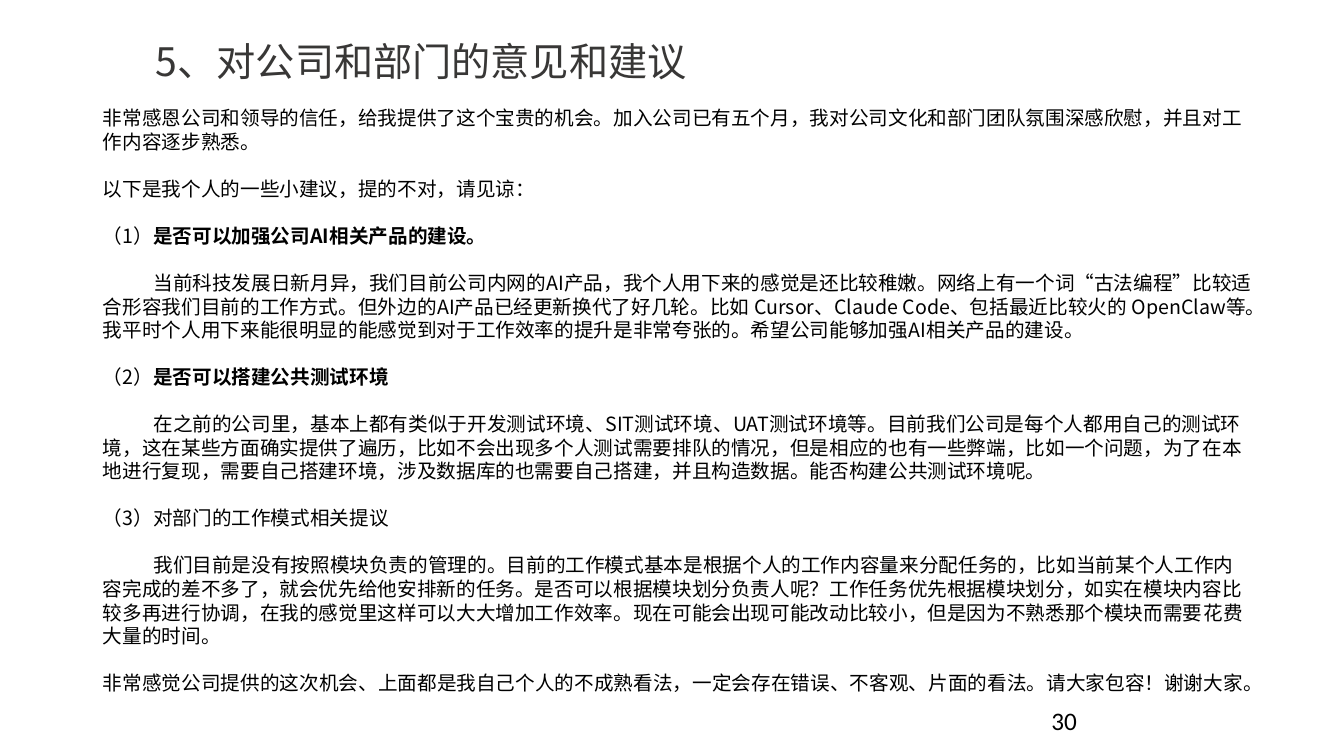
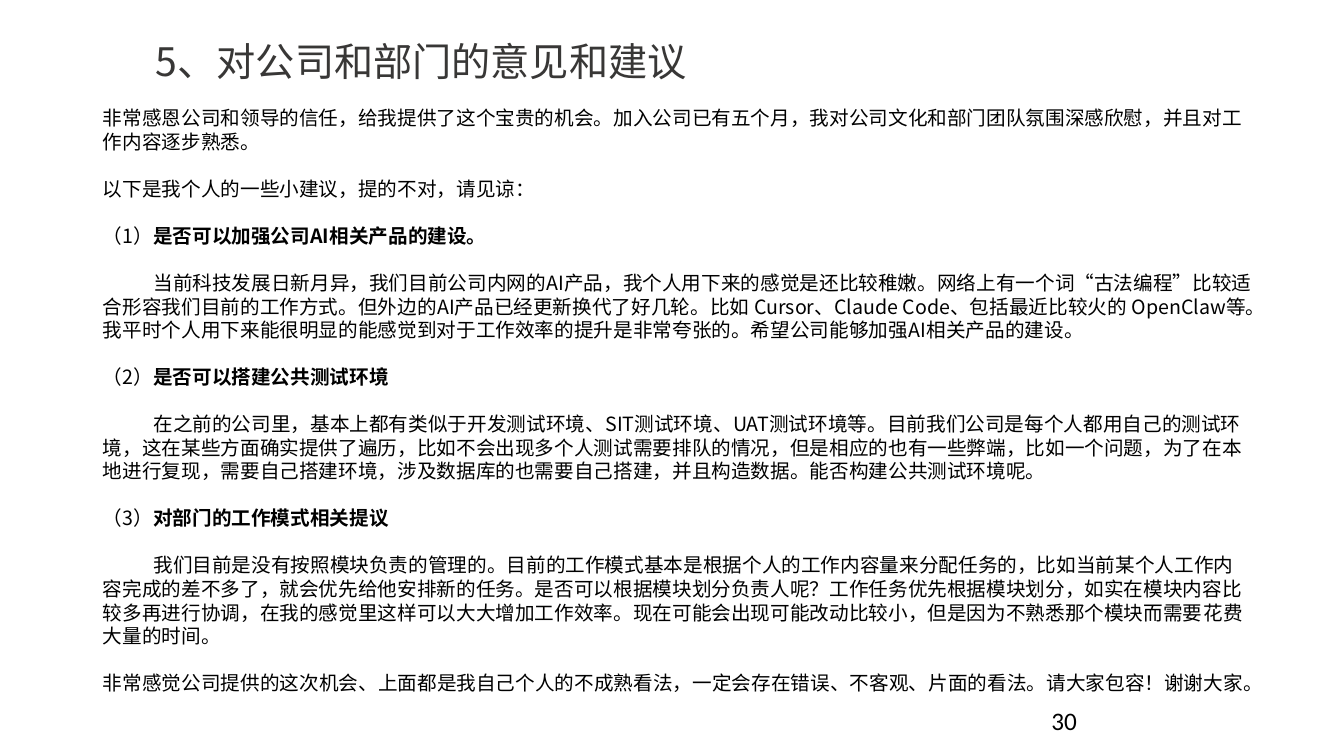
Before and after one commit to YouYouYouYouChe/Documents, a slide deck: slide 30 of 任职资格评审ppt-李世龙.pptx. Drawn at 1344x756 pixels with LibreOffice and Linux fonts; fonts in the diff are those of the drawing; background and template pictures are left out. Boxes give left, top, right and bottom in pixels: in the first picture for what was removed or moved away, otherwise in the second. Text is boxed around its words. In the diff, an @@ line names an element or a change of style, - is before the commit and + after.

Commit message:
vault backup: 2026-03-26 14:47:04

```diff
--- a/任职资格评审ppt-李世龙.pptx
+++ b/任职资格评审ppt-李世龙.pptx
@@ text at bbox=[103, 508, 389, 527]: bold on in "（3）对部门的工作模式相关提议" @@
```
